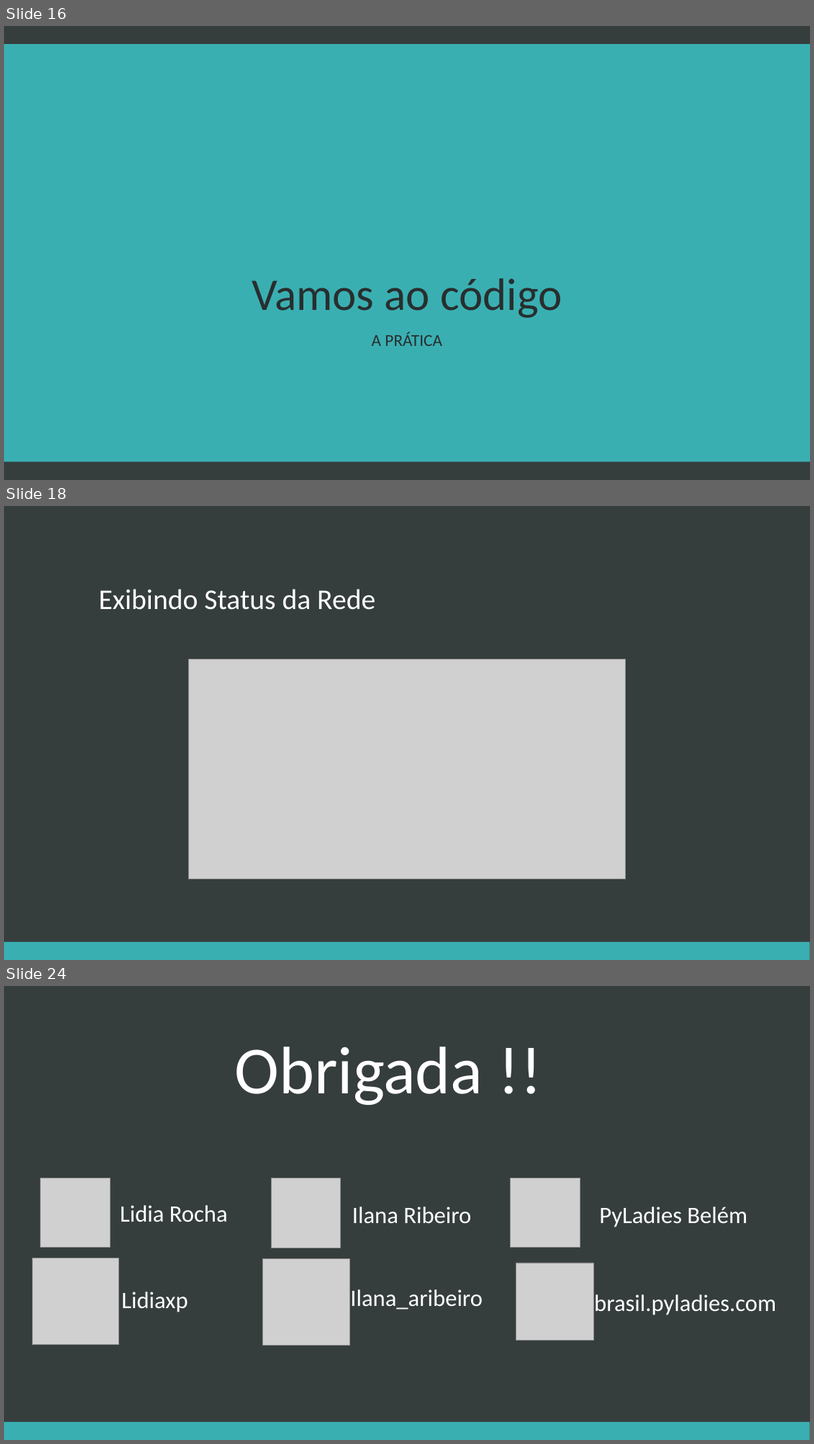
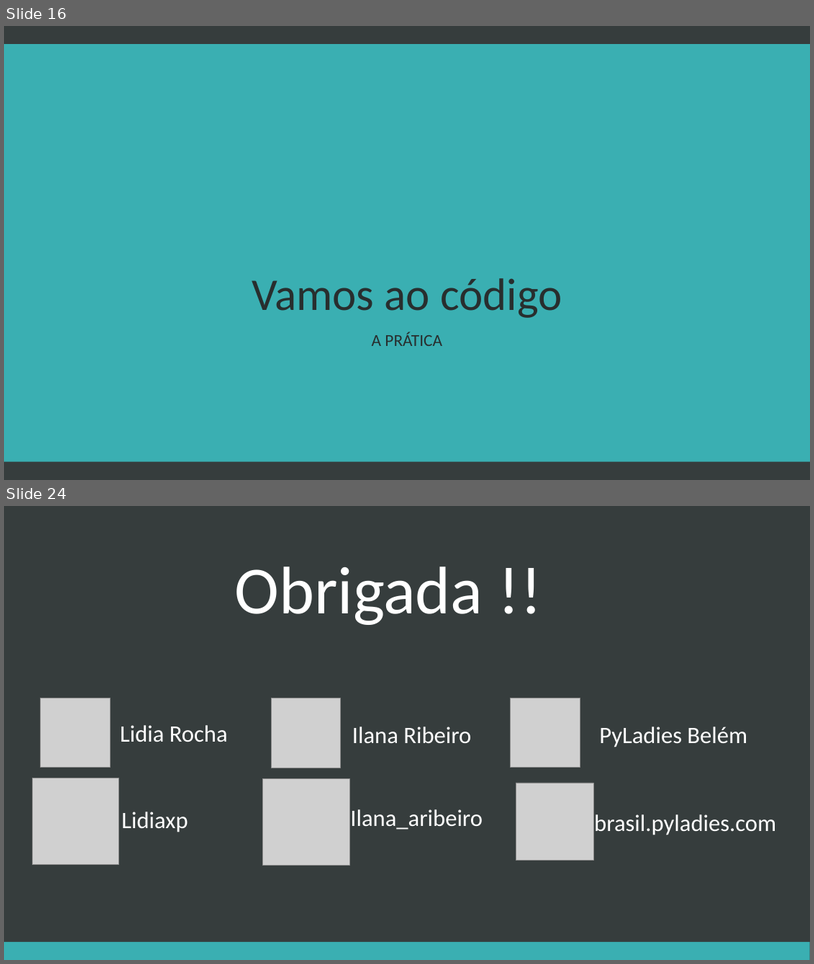
Before and after one commit to lidiaxp/CCBEU-Class, a slide deck: Internet of Things.pptx. Shown one above the other, each under a label of ours: slides 16, 18 and 24 before the commit, slides 16 and 24 after it; the slides between them are not shown. The pictures are 814x1444 and 814x964 pixels, drawn with LibreOffice and Linux fonts; fonts in the diff are those of the drawing; grey boxes stand for pictures. Boxes give left, top, right and bottom in pixels: in the first picture for what was removed or moved away, otherwise in the second. Text is boxed around its words. In the diff, an @@ line names an element or a change of style, - is before the commit and + after.

```diff
--- a/Internet of Things.pptx
+++ b/Internet of Things.pptx
@@ slide 18 removed at (4,506,810,960), background #363D3D; not listed: 1 template element that a slide beside it also shows @@
@@ title removed at (99,589,376,610) @@
-Exibindo Status da Rede
@@ picture removed at (188,659,626,879) @@
```
Also in this commit, not shown: 7 slides changed, 1 slide added.
